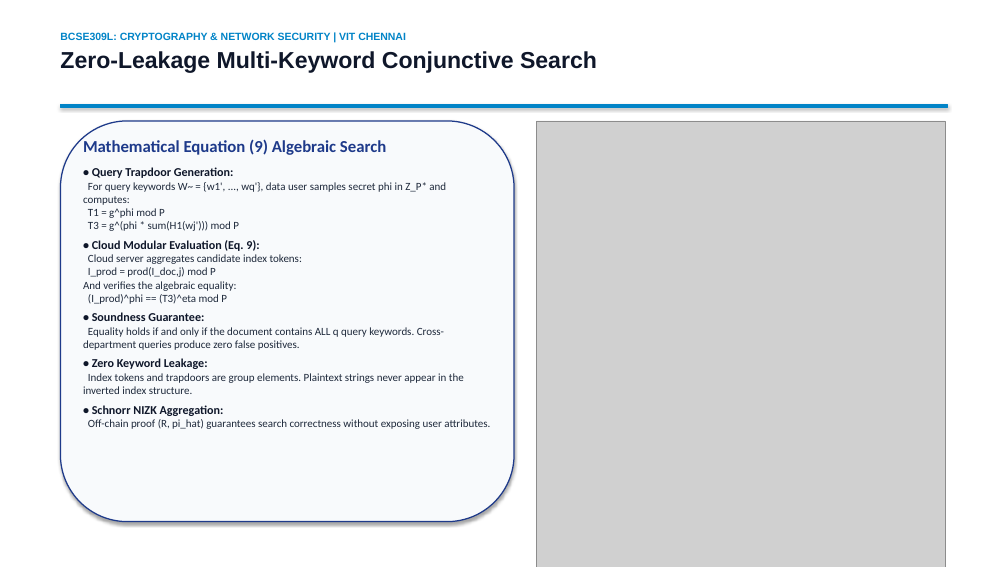
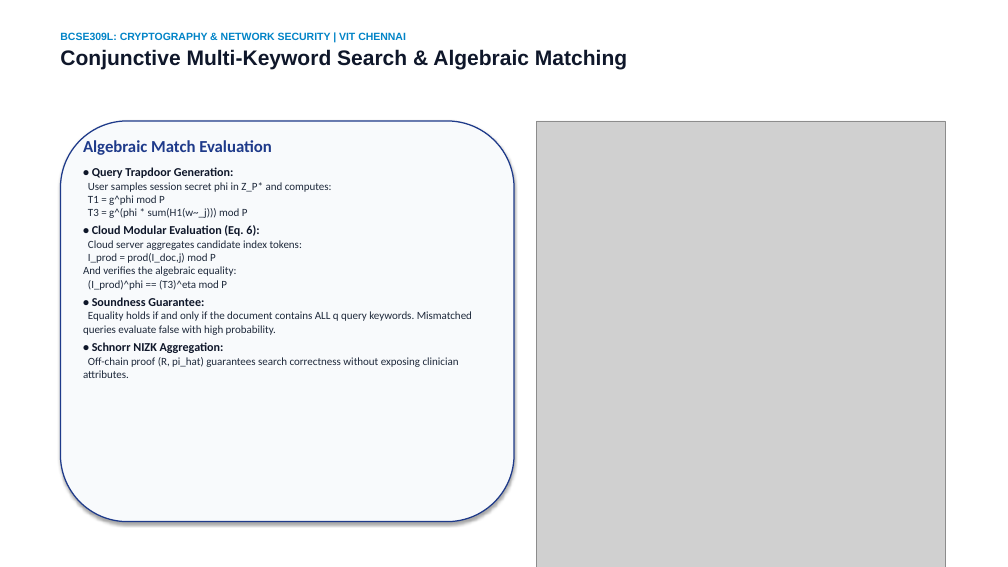
Before and after one commit to Prashant8991/BAMKS, a slide deck: slide 7 of submission_materials/1_Presentation_PPT/BAMKS_D_Final_Presentation.pptx (slide 9 before the commit). Drawn at 1008x567 pixels with LibreOffice and Linux fonts; fonts in the diff are those of the drawing; grey boxes stand for pictures. Boxes give left, top, right and bottom in pixels: in the first picture for what was removed or moved away, otherwise in the second. Text is boxed around its words. In the diff, an @@ line names an element or a change of style, - is before the commit and + after.

```diff
--- a/submission_materials/1_Presentation_PPT/BAMKS_D_Final_Presentation.pptx
+++ b/submission_materials/1_Presentation_PPT/BAMKS_D_Final_Presentation.pptx
@@ text at (x1=60, y1=49, x2=627, y2=70): text changed; size 22 to 20 pt @@
-Zero-Leakage Multi-Keyword Conjunctive Search
+Conjunctive Multi-Keyword Search & Algebraic Matching
@@ rectangle removed at (x1=60, y1=104, x2=948, y2=107) @@
@@ text at (x1=83, y1=140, x2=272, y2=155): text changed @@
-Mathematical Equation (9) Algebraic Search
+Algebraic Match Evaluation
@@ text at (x1=88, y1=182, x2=332, y2=236): text changed @@
-For query keywords W~ = {w1', ..., wq'}, data user samples secret phi in Z_P* and computes:
-T1 = g^phi mod P
-T3 = g^(phi * sum(H1(wj'))) mod P
-• Cloud Modular Evaluation (Eq. 9):
+User samples session secret phi in Z_P* and computes:
+T1 = g^phi mod P
+T3 = g^(phi * sum(H1(w~_j))) mod P
+• Cloud Modular Evaluation (Eq. 6):
@@ text at (x1=83, y1=240, x2=302, y2=290): less space between paragraphs @@
@@ text at (x1=83, y1=311, x2=472, y2=335): text changed @@
-Equality holds if and only if the document contains ALL q query keywords. Cross-department queries produce zero false positives.
-• Zero Keyword Leakage:
-Index tokens and trapdoors are group elements. Plaintext strings never appear in the inverted index structure.
+Equality holds if and only if the document contains ALL q query keywords. Mismatched queries evaluate false with high probability.
@@ text at (x1=83, y1=357, x2=459, y2=378): text changed @@
-Off-chain proof (R, pi_hat) guarantees search correctness without exposing user attributes.
+Off-chain proof (R, pi_hat) guarantees search correctness without exposing clinician attributes.
```
Also in this commit, not shown: 10 other slides changed, 5 slides added, 6 slides removed, 19 other files.
